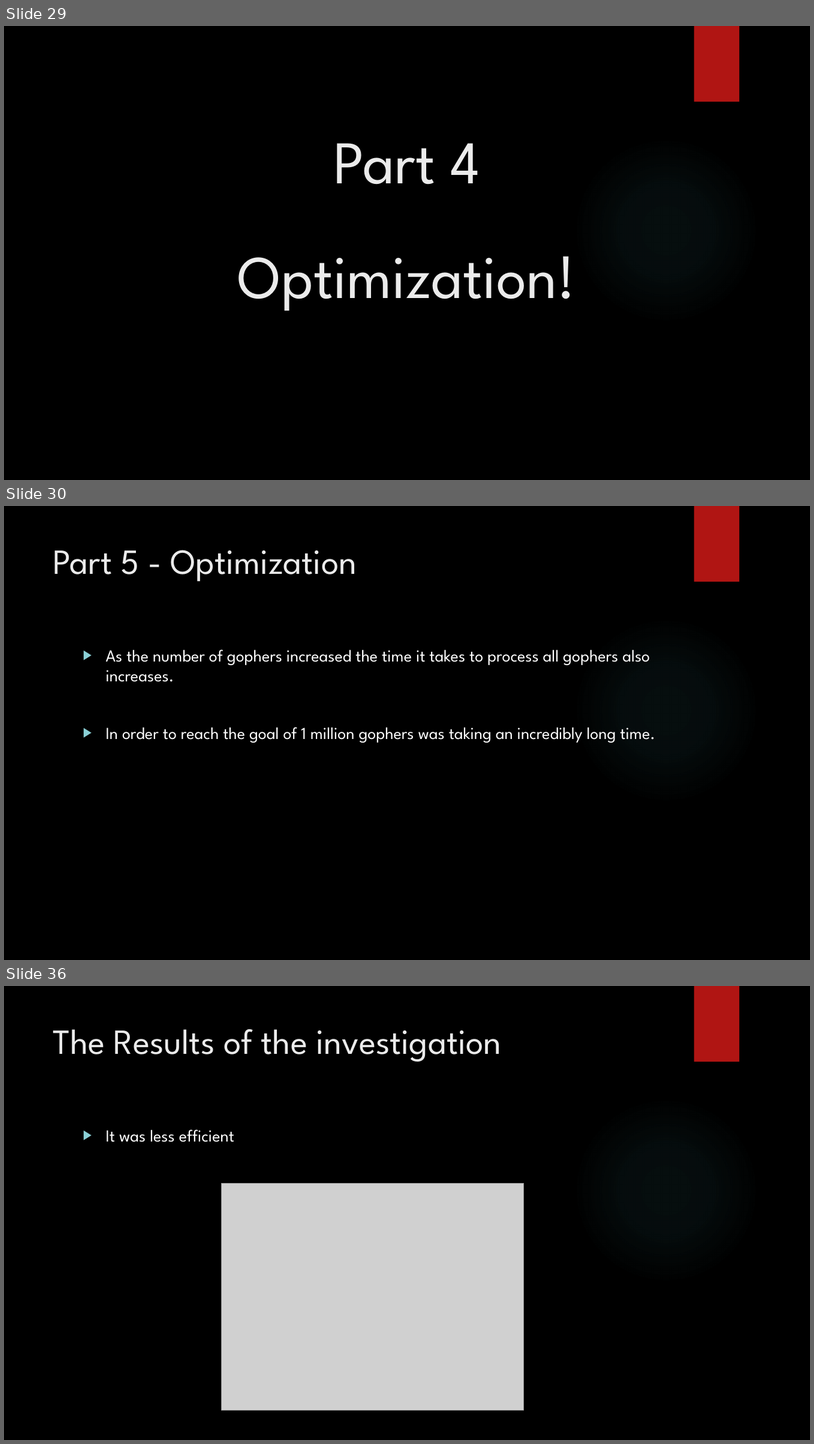
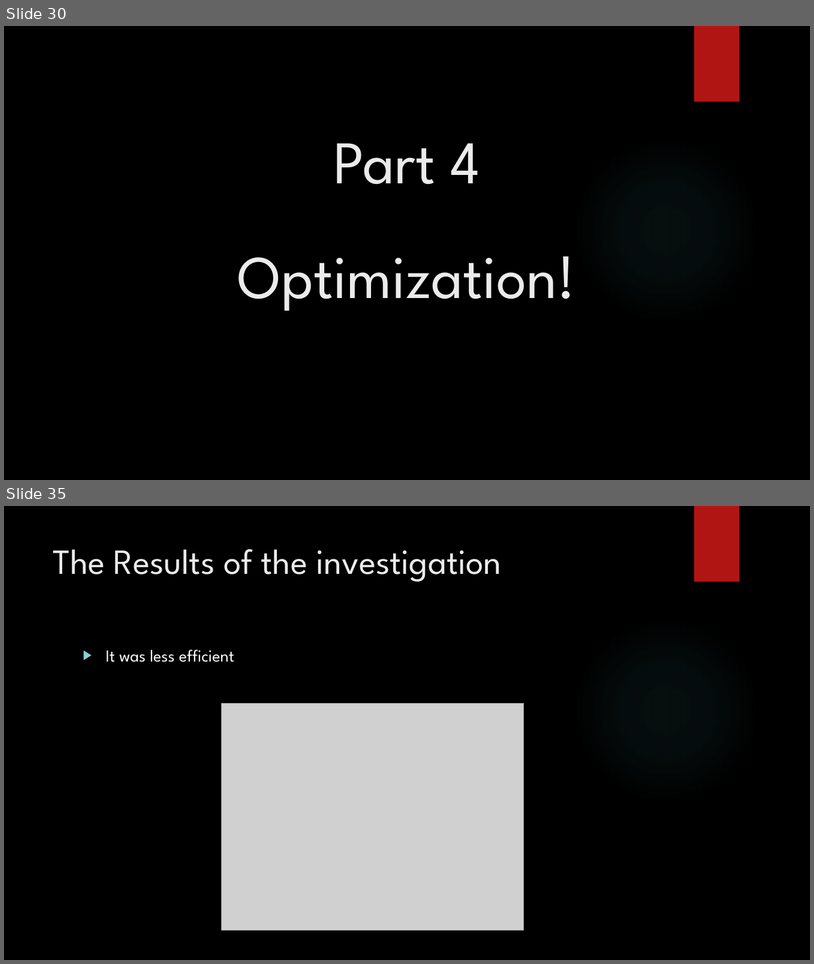
Before and after one commit to jaminologist/GopherLife, a slide deck: GopherLife.pptx. Shown one above the other, each under a label of ours: slides 29, 30 and 36 before the commit, slides 30 and 35 after it; the slides between them are not shown. The pictures are 814x1444 and 814x964 pixels, drawn with LibreOffice and Linux fonts; fonts in the diff are those of the drawing; grey boxes stand for pictures; background and template pictures are left out. Boxes give left, top, right and bottom in pixels: in the first picture for what was removed or moved away, otherwise in the second. Text is boxed around its words. In the diff, an @@ line names an element or a change of style, - is before the commit and + after.

```diff
--- a/GopherLife.pptx
+++ b/GopherLife.pptx
@@ slide 30 removed at (4, 506, 810, 960), background picture (left out); not listed: 2 template elements that a slide beside it also shows @@
@@ title removed at (53, 550, 357, 582) @@
-Part 5 - Optimization
@@ text removed at (106, 649, 656, 742) @@
-▶ As the number of gophers increased the time it takes to process all gophers also increases.
-▶ In order to reach the goal of 1 million gophers was taking an incredibly long time.
@@ what was slide 29 is now slide 30 @@
@@ what was slide 36 is now slide 35 @@
```
Also in this commit, not shown: 7 slides changed, 14 slides added, 8 other slides removed, 9 other files.
